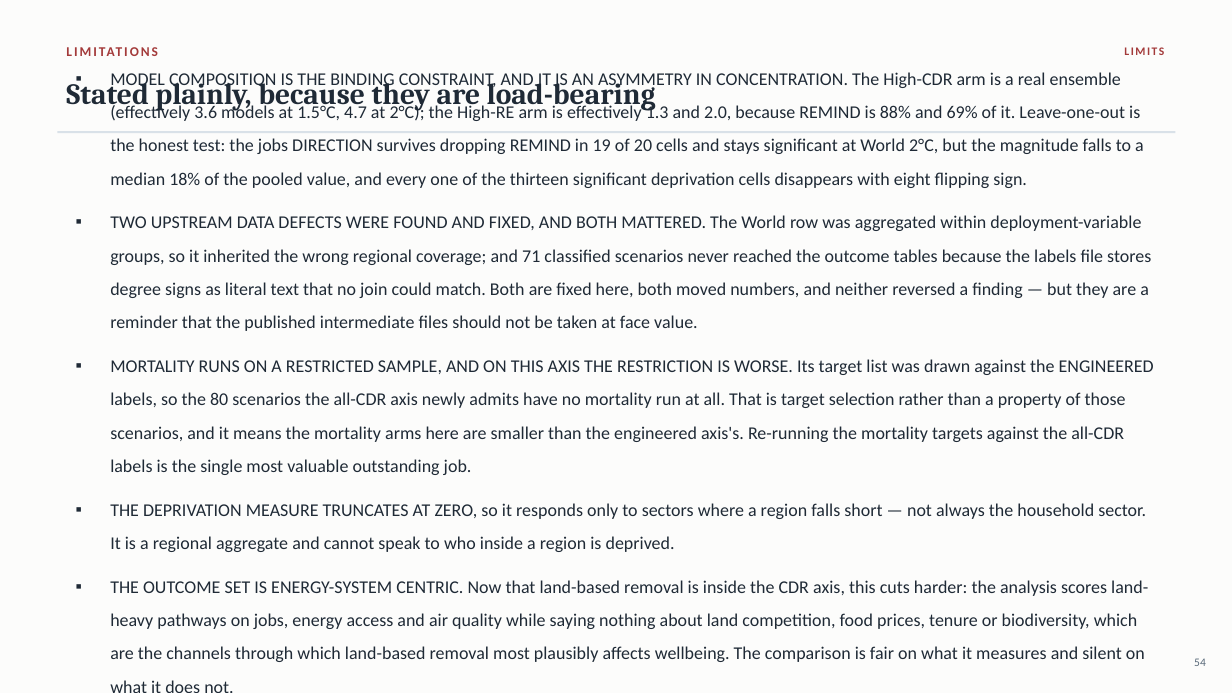
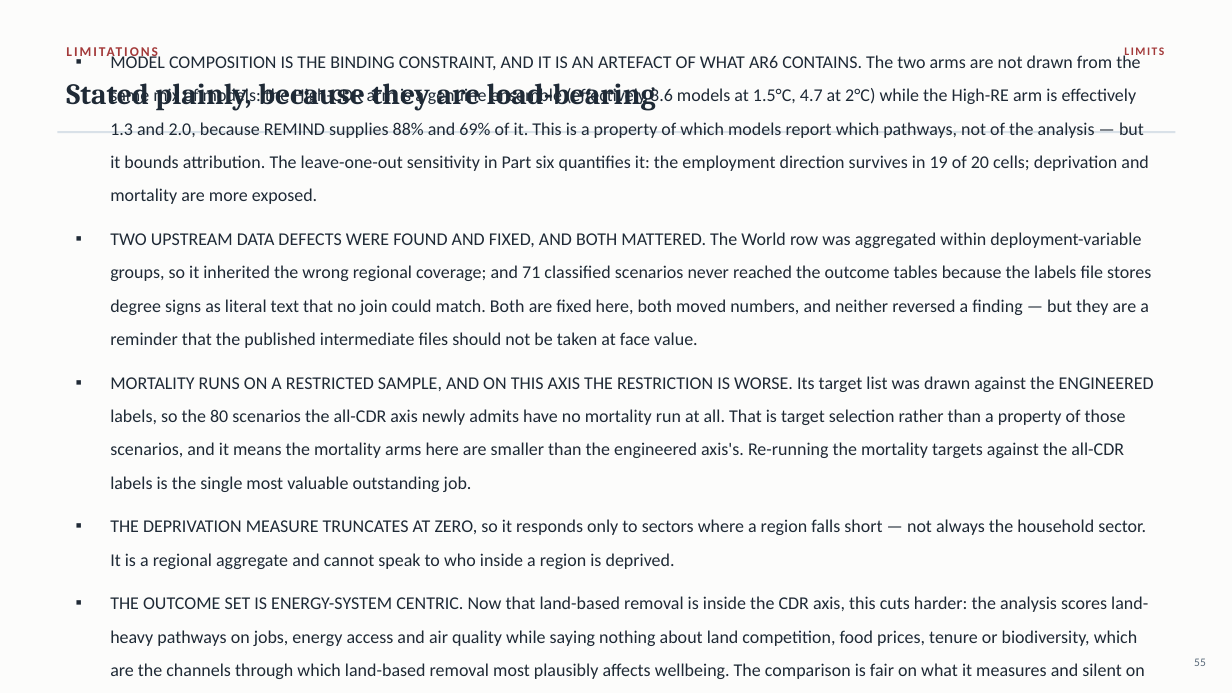
Before and after one commit to cwejnert/COMPASS-Database---Dissertation-Paper-1, a slide deck: slide 55 of decks/COMPASS_Paper1_final_8.25.pptx (slide 54 before the commit). Drawn at 1232x693 pixels with LibreOffice and Linux fonts; fonts in the diff are those of the drawing. Boxes give left, top, right and bottom in pixels: in the first picture for what was removed or moved away, otherwise in the second. Text is boxed around its words. In the diff, an @@ line names an element or a change of style, - is before the commit and + after.

```diff
--- a/decks/COMPASS_Paper1_final_8.25.pptx
+++ b/decks/COMPASS_Paper1_final_8.25.pptx
@@ text at (110, 53, 1149, 204): text changed @@
-▪ MODEL COMPOSITION IS THE BINDING CONSTRAINT, AND IT IS AN ASYMMETRY IN CONCENTRATION. The High-CDR arm is a real ensemble (effectively 3.6 models at 1.5°C, 4.7 at 2°C); the High-RE arm is effectively 1.3 and 2.0, because REMIND is 88% and 69% of it. Leave-one-out is the honest test: the jobs DIRECTION survives dropping REMIND in 19 of 20 cells and stays significant at World 2°C, but the magnitude falls to a median 18% of the pooled value, and every one of the thirteen significant deprivation cells disappears with eight flipping sign.
+▪ MODEL COMPOSITION IS THE BINDING CONSTRAINT, AND IT IS AN ARTEFACT OF WHAT AR6 CONTAINS. The two arms are not drawn from the same mix of models: the High-CDR arm is a genuine ensemble (effectively 3.6 models at 1.5°C, 4.7 at 2°C) while the High-RE arm is effectively 1.3 and 2.0, because REMIND supplies 88% and 69% of it. This is a property of which models report which pathways, not of the analysis — but it bounds attribution. The leave-one-out sensitivity in Part six quantifies it: the employment direction survives in 19 of 20 cells; deprivation and mortality are more exposed.
@@ text at (1194, 658, 1206, 666): text changed @@
-54
+55
```
Also in this commit, not shown: 32 other slides changed, 1 slide added, 2 other files.
